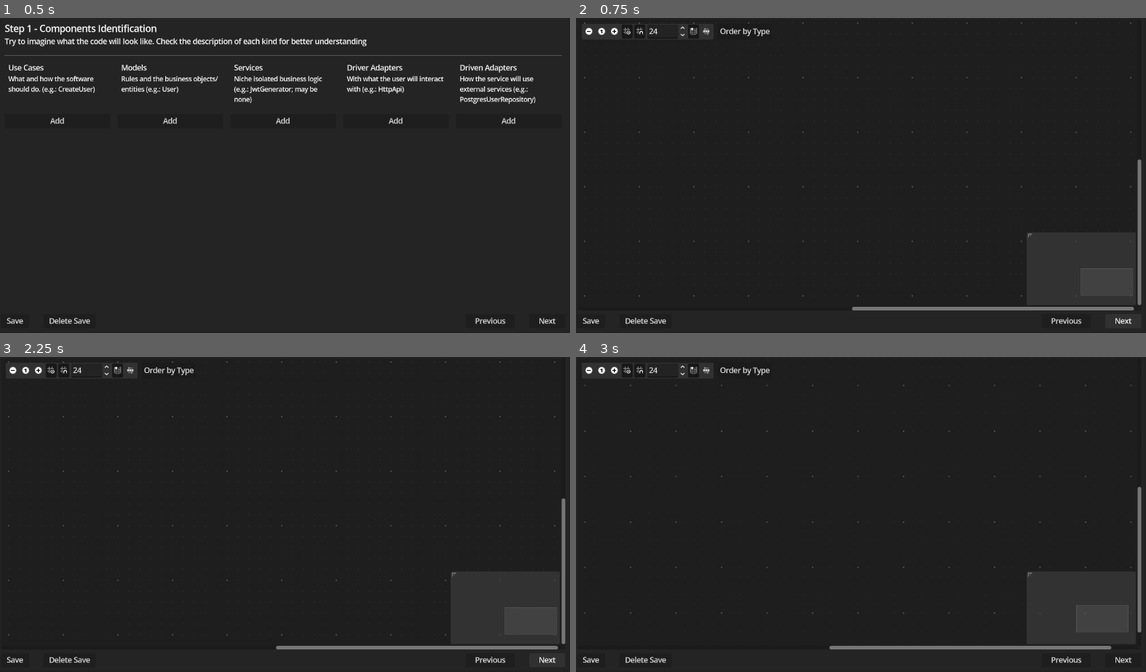
Above: before the commit, frames 1-4 (two rows, left to right).
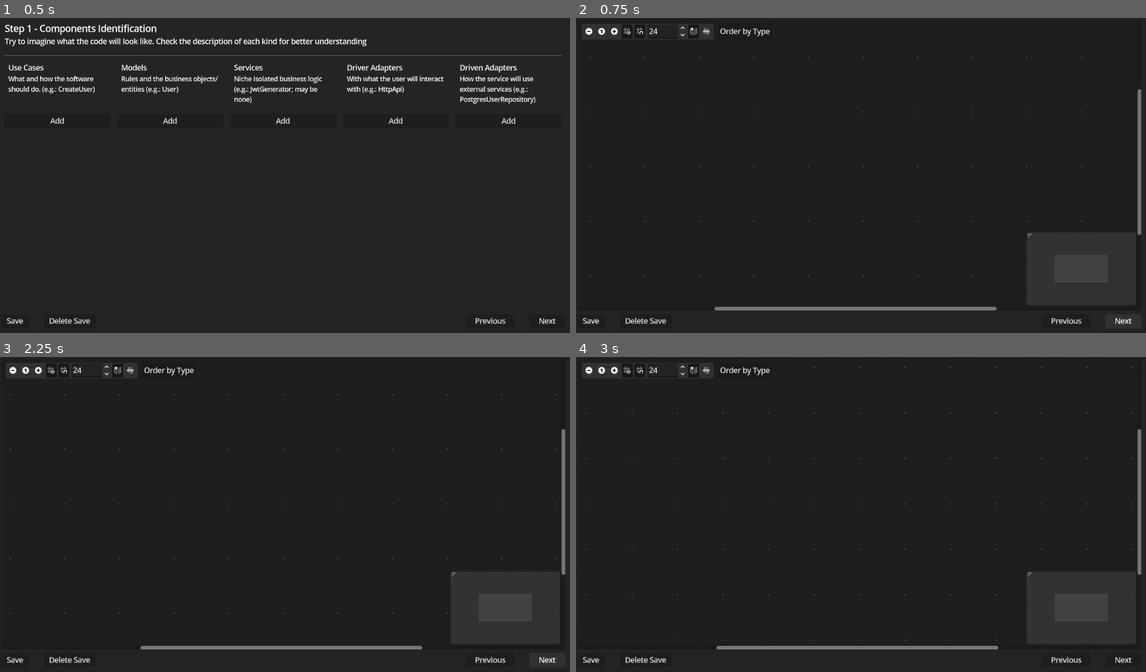
Above: after the commit, the same moments.

Repository: neoRandom/architecture-scaffolding
Game: Godot game, scene res://main.tscn
Same seed, same stepped clock (60 frames per second), same inputs: the game is played once before the commit and once after it.
Inputs (mouse positions are in pixels of both pictures, inside the frame that each line leads up to):
- Up to frame 1 (0.5 s): no input
- Up to frame 2 (0.75 s): click "Next" at 0.5 s
- Up to frame 3 (2.25 s): click "Order by Type" at 1.25 s; click "Next" at 2 s
- Up to frame 4 (3 s): click (587, 369) at 2.75 s

Frame 1 is identical in both runs. In frame 2, 1.0% of the frame differs, in the area x 1-100%, y 1-93%; in frame 3, 1.0%; in frame 4, 0.9%.
Error before the commit: Trying to assign an array of type "Array" to a variable of type "Array[ComponentGraphNode]". (res://components/step_2.gd:96)

Commit message:
refactor: refresh step content from SoT when switching steps
Other minor modifications include

- clean: separate coupled logic and removed duplicated code

- clear: rename variables to improve readability

Diff:
--- a/components/step_1.gd
+++ b/components/step_1.gd
@@ -10,64 +10,82 @@
 var unique_id_to_data_id_relation: Dictionary[int, int] = {}
 
 func _ready() -> void:
-	DataStore.deleting_save.connect(
-		func():
-			use_cases.items.remove_all()
-			models.items.remove_all()
-			services.items.remove_all()
-			driver_adapters.items.remove_all()
-			driven_adapters.items.remove_all()
-	)
+	DataStore.deleting_save.connect(clear)
+
+func clear() -> void:
+	for column: TitleSubtitleListAdd in [
+		use_cases,
+		models,
+		services,
+		driver_adapters,
+		driven_adapters
+	]:
+		column.items.remove_all()
+		for connection in column.items.item_added.get_connections():
+			column.items.item_added.disconnect(connection.callable)
+		for connection in column.items.item_removed.get_connections():
+			column.items.item_removed.disconnect(connection.callable)
+		for connection in column.items.item_text_changed.get_connections():
+			column.items.item_text_changed.disconnect(connection.callable)
+
+	unique_id_to_data_id_relation.clear()
+
+func setup() -> void:
+	clear()
 
 	for component: DataStore.Component in DataStore.data.components:
-		var tsla: TitleSubtitleListAdd
+		var column: TitleSubtitleListAdd
 
 		match component.type:
 			DataStore.ComponentType.USE_CASE:
-				tsla = use_cases
+				column = use_cases
 			DataStore.ComponentType.MODEL:
-				tsla = models
+				column = models
 			DataStore.ComponentType.SERVICE:
-				tsla = services
+				column = services
 			DataStore.ComponentType.DRIVER_ADAPTER:
-				tsla = driver_adapters
+				column = driver_adapters
 			DataStore.ComponentType.DRIVEN_ADAPTER:
-				tsla = driven_adapters
+				column = driven_adapters
 
-		if tsla == null:
+		if column == null:
 			continue
 
-		var uid := tsla.items.add_new_item(component.title)
+		var uid := column.items.add_new_item(component.title)
 		unique_id_to_data_id_relation[uid] = component.id
 
-	_setup_tsla(use_cases, DataStore.ComponentType.USE_CASE)
-	_setup_tsla(models, DataStore.ComponentType.MODEL)
-	_setup_tsla(services, DataStore.ComponentType.SERVICE)
-	_setup_tsla(driver_adapters, DataStore.ComponentType.DRIVER_ADAPTER)
-	_setup_tsla(driven_adapters, DataStore.ComponentType.DRIVEN_ADAPTER)
+	_setup_column(use_cases, DataStore.ComponentType.USE_CASE)
+	_setup_column(models, DataStore.ComponentType.MODEL)
+	_setup_column(services, DataStore.ComponentType.SERVICE)
+	_setup_column(driver_adapters, DataStore.ComponentType.DRIVER_ADAPTER)
+	_setup_column(driven_adapters, DataStore.ComponentType.DRIVEN_ADAPTER)
 
-func _setup_tsla(tsla: TitleSubtitleListAdd, component_type: DataStore.ComponentType) -> void:
-	tsla.items.item_added.connect(
+# ======================
+
+func _setup_column(column: TitleSubtitleListAdd, component_type: DataStore.ComponentType) -> void:
+	column.items.item_added.connect(
 		func(uid: int):
 			if _add_item_to_data_store(uid, component_type) == true:
 				print("ADDED %d" % uid)
 			else:
 				print("ERROR ADDING %d" % uid)
 	)
-	tsla.items.item_removed.connect(
+	column.items.item_removed.connect(
 		func(uid: int):
 			if _remove_item_from_data_store(uid) == true:
 				print("REMOVED %d" % uid)
 			else:
 				print("ERROR REMOVING %d" % uid)
 	)
-	tsla.items.item_text_changed.connect(
+	column.items.item_text_changed.connect(
 		func(uid: int, new_text: String):
 			if _update_item_title_from_data_store(uid, new_text) == true:
 				print("UPDATED %d" % uid)
 			else:
 				print("ERROR UPDATING %d" % uid)
 	)
+
+# ======================
 
 func _add_item_to_data_store(uid: int, type: DataStore.ComponentType) -> bool:
 	var list_item_component: ListItem = instance_from_id(uid)
--- a/components/step_2.gd
+++ b/components/step_2.gd
@@ -12,16 +12,17 @@
 # ====================================
 
 func _ready() -> void:
-	setup_canvas()
-	DataStore.deleting_save.connect(
-		func() -> void:
-			for node in graph_edit.get_children():
-				if node is not ComponentGraphNode:
-					continue
-				node.queue_free()
-	)
+	DataStore.deleting_save.connect(clear)
 
-func setup_canvas() -> void:
+func clear() -> void:
+	for node in graph_edit.get_children():
+		if node is not ComponentGraphNode:
+			continue
+		node.queue_free()
+
+func setup() -> void:
+	clear()
+
 	var node_gap := graph_edit.snapping_distance # constant that can't be const
 
 	var n_node_offset := Vector2(0.0, MYSTERIOUS_Y_OFFSET)
@@ -93,7 +94,7 @@
 	for type in node_x_offset_order_by_type:
 		node_offset.y = 0
 
-		var nodes: Array[ComponentGraphNode] = nodes_by_type[type]
+		var nodes: Array = nodes_by_type[type]
 		if nodes.is_empty():
 			continue
 
--- a/main.gd
+++ b/main.gd
@@ -10,16 +10,21 @@
 
 func _handle_next_step_required(reverse: bool) -> void:
 	var new_current_step := DataStore.data.current_step
+
 	new_current_step = new_current_step - 1 if reverse else new_current_step + 1
 	new_current_step = clampi(new_current_step, 1, 2)
+
 	DataStore.data.current_step = new_current_step
+
 	_move_to_current_step()
 
 func _move_to_current_step() -> void:
 	match DataStore.data.current_step:
 		1:
+			step_1.setup()
 			step_1.visible = true
 			step_2.visible = false
 		2:
+			step_2.setup()
 			step_1.visible = false
 			step_2.visible = true
